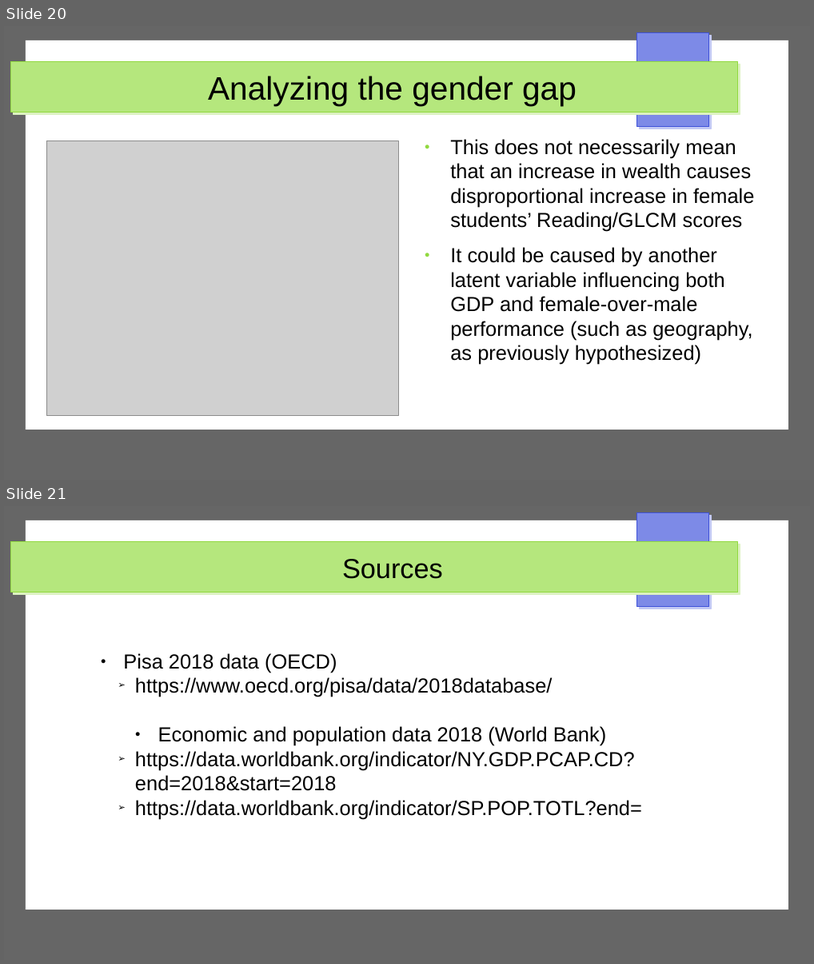
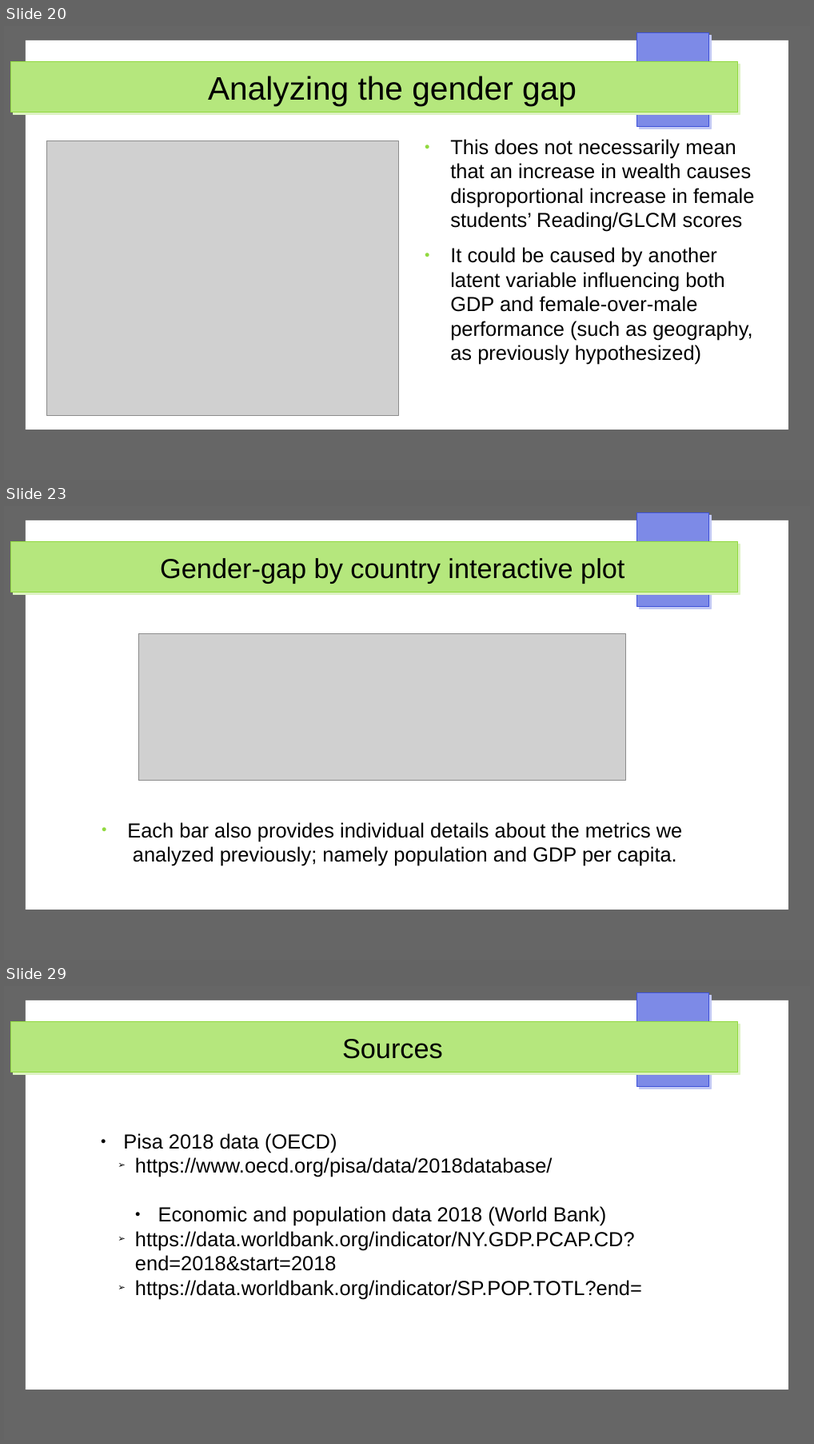
Before and after one commit to dimits-ts/visualization-assignments, a slide deck: presentation-static.odp. Shown one above the other, each under a label of ours: slides 20 and 21 before the commit, slides 20, 23 and 29 after it; the slides between them are not shown. The pictures are 814x964 and 814x1444 pixels, drawn with LibreOffice and Linux fonts; fonts in the diff are those of the drawing; grey boxes stand for pictures. Boxes give left, top, right and bottom in pixels: in the first picture for what was removed or moved away, otherwise in the second. Text is boxed around its words. In the diff, an @@ line names an element or a change of style, - is before the commit and + after.

Commit message:
add interactive plots to presentation

```diff
--- a/presentation-static.odp
+++ b/presentation-static.odp
@@ slide 23 added at [4,506,810,960], background #FFFFFF; not listed: 4 template elements that a slide beside it also shows @@
@@ title added at [160,558,625,583], 27 pt, text #000000 @@
+Gender-gap by country interactive plot
@@ picture added at [138,633,626,780] @@
@@ text added at [127,822,682,866], 20 pt, text #000000 @@
+● Each bar also provides individual details about the metrics we analyzed previously; namely population and GDP per capita.
@@ what was slide 21 is now slide 29 @@
```
Also in this commit, not shown: 7 other slides added.
